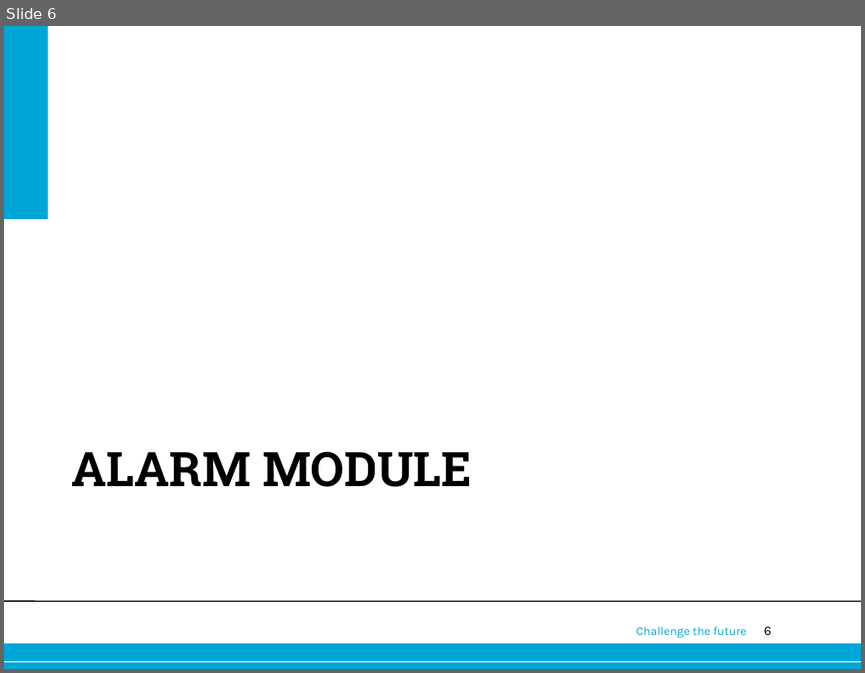
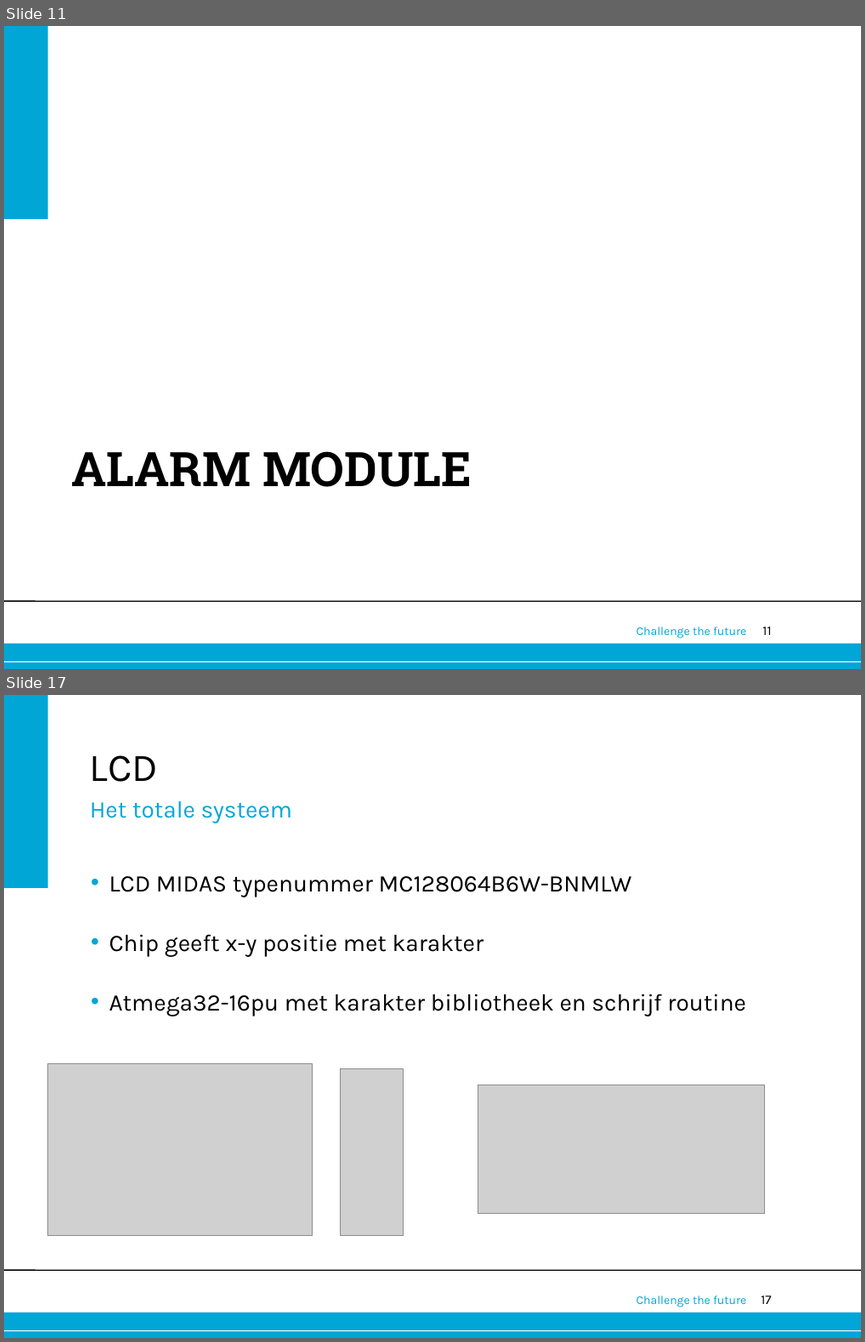
Before and after one commit to Alex-Oudsen/EPO-3, a slide deck: Presentatie/Presentatie groep A1.pptx. Shown one above the other, each under a label of ours: slide 6 before the commit, slides 11 and 17 after it; the slides between them are not shown. The pictures are 865x673 and 865x1342 pixels, drawn with LibreOffice and Linux fonts; fonts in the diff are those of the drawing; grey boxes stand for pictures; background and template pictures are left out. Boxes give left, top, right and bottom in pixels: in the first picture for what was removed or moved away, otherwise in the second. Text is boxed around its words. In the diff, an @@ line names an element or a change of style, - is before the commit and + after.

```diff
--- a/Presentatie/Presentatie groep A1.pptx
+++ b/Presentatie/Presentatie groep A1.pptx
@@ slide 17 added at [4, 695, 861, 1338], background #FFFFFF; not listed: 6 template elements that a slide beside it also shows @@
@@ title added at [90, 755, 158, 782], 33 pt, text #000000 @@
+LCD
@@ text added at [90, 801, 292, 823], 20 pt, text #00A6D6 @@
+Het totale systeem
@@ text added at [109, 876, 746, 1016], 20 pt, text #000000 @@
+• LCD MIDAS typenummer MC128064B6W-BNMLW
+• Chip geeft x-y positie met karakter
+• Atmega32-16pu met karakter bibliotheek en schrijf routine
@@ picture added at [47, 1063, 313, 1236] @@
@@ picture added at [340, 1068, 404, 1235] @@
@@ picture added at [477, 1085, 765, 1213] @@
@@ what was slide 6 is now slide 11 @@
@@ page number at [762, 626, 771, 635]: text changed @@
-6
+11
```
Also in this commit, not shown: 14 other slides added, 4 slides removed.
